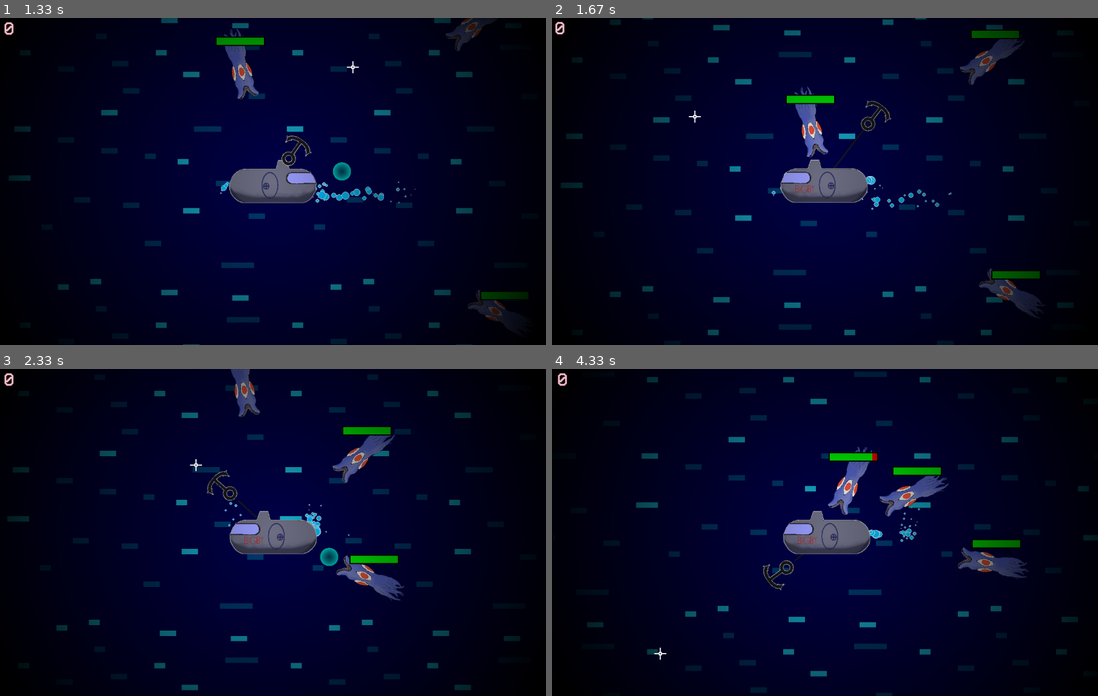
Above: before the commit, frames 1-4 (two rows, left to right).
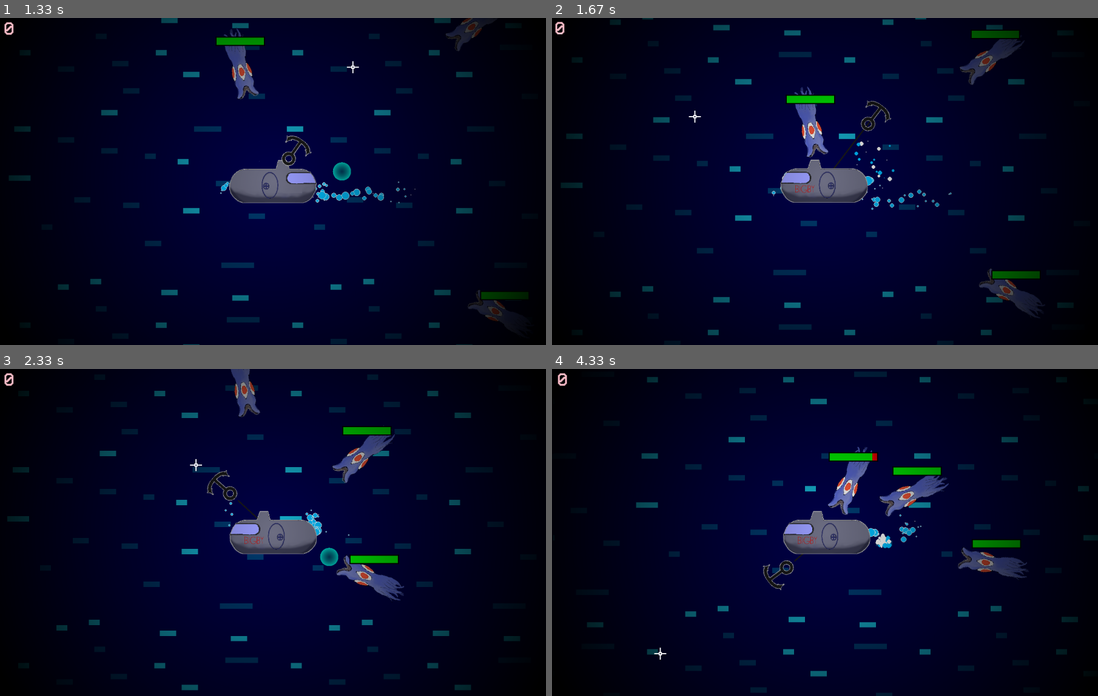
Above: after the commit, the same moments.

Repository: CurryMan1/Pygame-Halloween-GameJam-2023
Game: pygame game, started from main.py
Two runs of this game, one before a commit and one after it. Both use one fixed random seed, a clock stepped at 60 frames per second and the inputs below.
Inputs (mouse positions are in pixels of both pictures, inside the frame that each line leads up to):
- Up to frame 1 (1.33 s): click (447, 171) at 0.38 s; tap Space at 0.73, 1.03, 1.23 s; click (141, 184) at 0.75 s; click (354, 67) at 1.25 s
- Up to frame 2 (1.67 s): click (693, 116) at 1.55 s
- Up to frame 3 (2.33 s): click (256, 476) at 1.88 s; click (196, 463) at 2.22 s
- Up to frame 4 (4.33 s): click (1016, 617) at 2.55 s; click (644, 565) at 2.88 s; click (666, 470) at 3.22 s; click (693, 588) at 3.55 s; click (1021, 607) at 3.88 s; click (661, 653) at 4.22 s

Frame 1 is identical in both runs. In frame 2, 0.1% of the frame differs, in the area x 42-63%, y 37-52%; in frame 3, 0.1%; in frame 4, 0.3%, in the area x 57-68%, y 42-55%.

Commit message:
added plasmaball particles

Diff:
--- a/main.py
+++ b/main.py
@@ -124,8 +124,9 @@
                 particle[0][1] += particle[1][1] + player_y_vel
                 particle[2] -= particle[3]
 
-                #outline
-                pygame.draw.circle(DISPLAY, WHITE, particle[0], particle[2] + 1)
+                if particle[5] == 'bubble':
+                    #outline
+                    pygame.draw.circle(DISPLAY, WHITE, particle[0], particle[2] + 1)
                 #main particle
                 pygame.draw.circle(DISPLAY, particle[4], particle[0], particle[2])
                 if particle[2] <= 0:
@@ -164,7 +165,7 @@
             self.player.update(mouse_pos[0])
             self.player.draw(DISPLAY)
             self.add_particles(([self.player.rect.right, self.player.rect.left][self.player.img_no], self.player.rect.centery),
-                               1, 14, 10, 0.15, [BUBBLE_BLUE])
+                               1, 14, 10, 0.15, [BUBBLE_BLUE], 'bubble')
 
             #anchor
             self.anchor.update(player_x_vel, player_y_vel, mouse_pos)
@@ -212,6 +213,7 @@
             for projectile in pygame.sprite.spritecollide(self.player, self.projectile_group, False, pygame.sprite.collide_mask):
                 self.projectile_group.remove(projectile)
                 self.hit_player(projectile)
+                self.add_particles(projectile.rect.center, 30, 10, 70, 0.15, [BUBBLE_BLUE, WHITE], 'plasma')
 
             #player-heart
             for heart in pygame.sprite.spritecollide(self.player, self.heart_group, False, pygame.sprite.collide_mask):
@@ -238,11 +240,11 @@
         self.player.hit(Enemy.DAMAGE)
         self.screen_shake = 20
 
-    def add_particles(self, pos, number, size, vel, speed, colours):
+    def add_particles(self, pos, number, size, vel, speed, colours, tag):
         for i in range(number):
             self.particles.append(
                 [list(pos), [random.randrange(vel) / 10 - vel/20, random.randrange(vel) / 10 - vel/20],
-                 random.randrange(size), speed, random.choice(colours)])
+                 random.randrange(size), speed, random.choice(colours), tag])
 
     def add_hearts(self, pos, number):
         for i in range(number):
--- a/utils.py
+++ b/utils.py
@@ -12,6 +12,7 @@
 #colour
 WHITE = (255, 255, 255)
 BUBBLE_BLUE = (0, 191, 255)
+PLASMA_BLUE = (0, 200, 179)
 GREEN = (0, 255, 0)
 RED = (255, 0, 0)
 DARK_GREY = (28, 28, 28)
